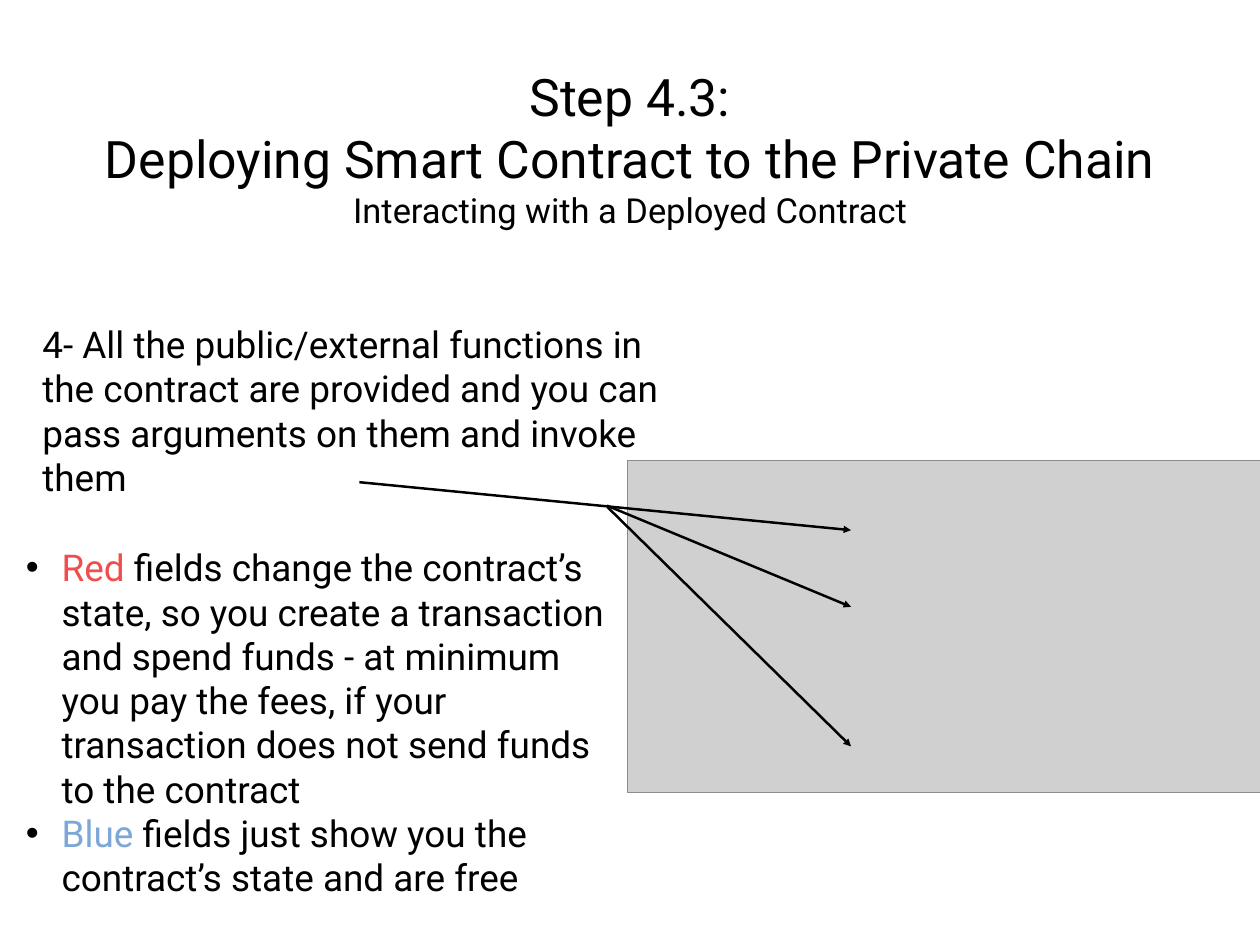
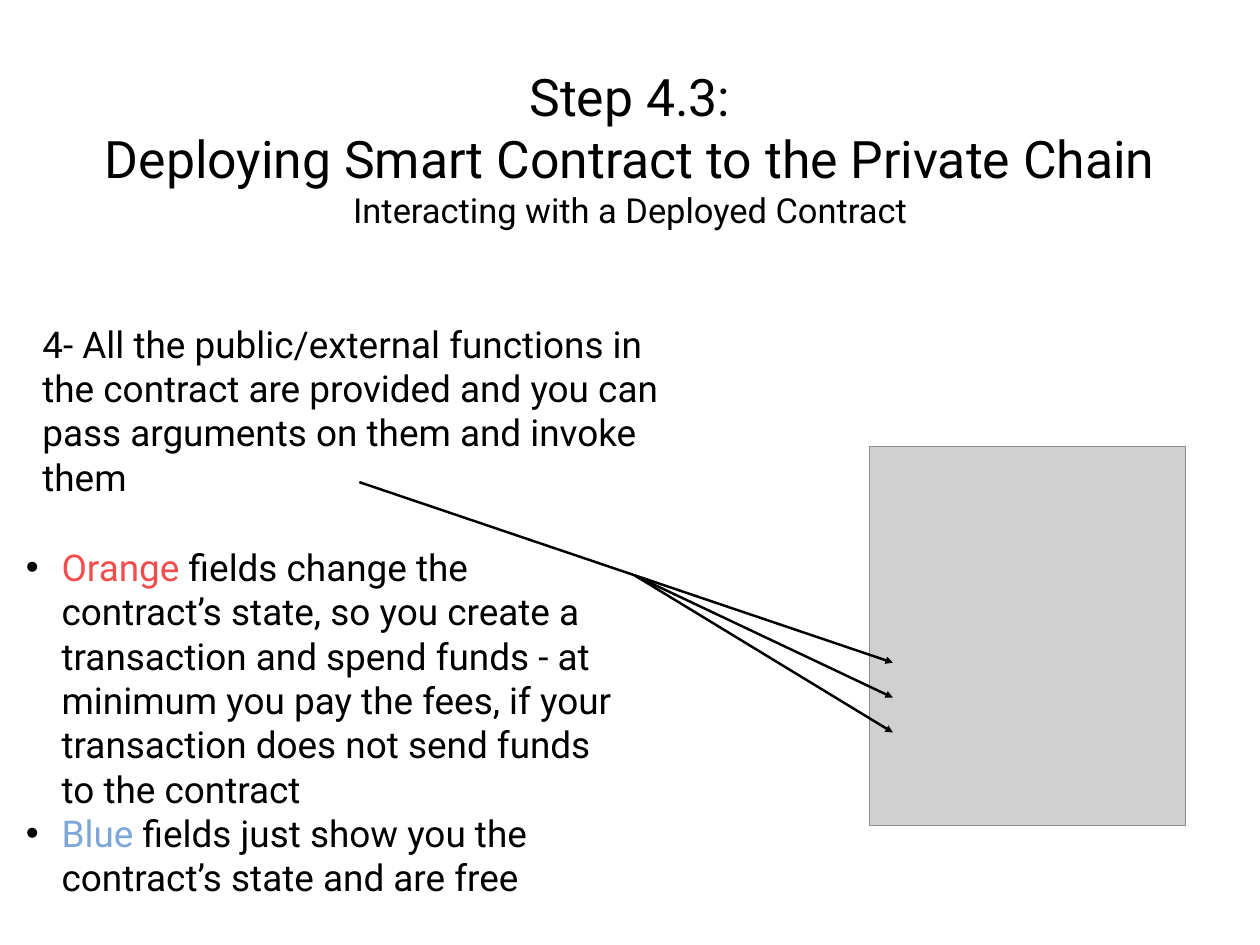
Before and after one commit to solegga/blockchaincourse, a slide deck: slide 23 of How_to_connect_to_university_of_edinburgh_private_blockchain.pptx (slide 20 before the commit). Drawn at 1260x945 pixels with LibreOffice and Linux fonts; fonts in the diff are those of the drawing; grey boxes stand for pictures. Boxes give left, top, right and bottom in pixels: in the first picture for what was removed or moved away, otherwise in the second. Text is boxed around its words. In the diff, an @@ line names an element or a change of style, - is before the commit and + after.

```diff
--- a/How_to_connect_to_university_of_edinburgh_private_blockchain.pptx
+++ b/How_to_connect_to_university_of_edinburgh_private_blockchain.pptx
@@ picture added at [869, 447, 1186, 826] @@
@@ picture removed at [628, 461, 1260, 793] @@
@@ freeform shape: place and size @@
-freeform shape at [360, 482, 852, 530]
+freeform shape at [360, 482, 893, 663]
@@ text at [62, 553, 611, 804]: text changed @@
-• Red fields change the contract’s state, so you create a transaction and spend funds - at minimum you pay the fees, if your transaction does not send funds to the contract
+• Orange fields change the contract’s state, so you create a transaction and spend funds - at minimum you pay the fees, if your transaction does not send funds to the contract
@@ freeform shape: place and size @@
-freeform shape at [608, 507, 852, 746]
+freeform shape at [635, 576, 893, 698]
@@ freeform shape: place and size @@
-freeform shape at [607, 506, 852, 607]
+freeform shape at [635, 576, 893, 733]
```
Also in this commit, not shown: 20 other slides changed, 3 slides added, 1 other file.
